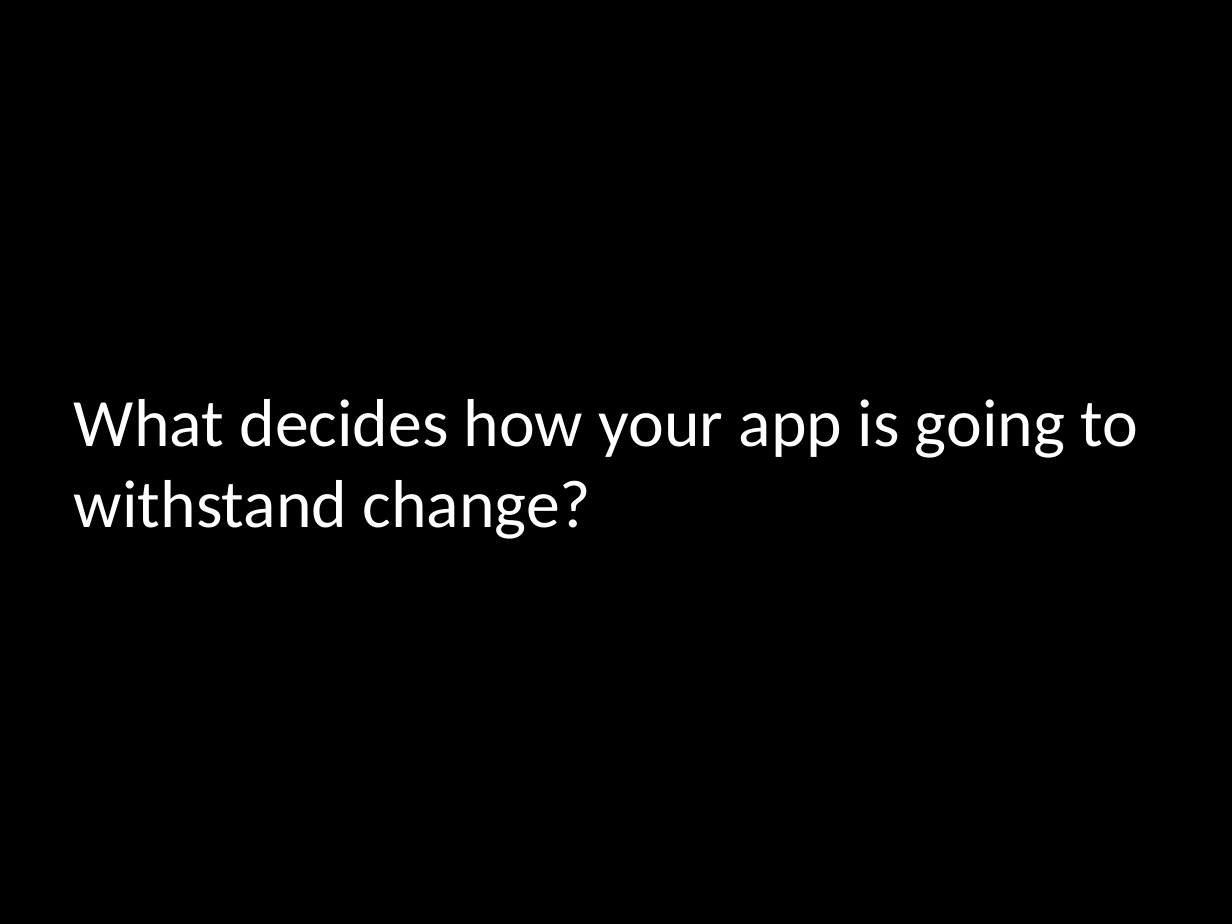
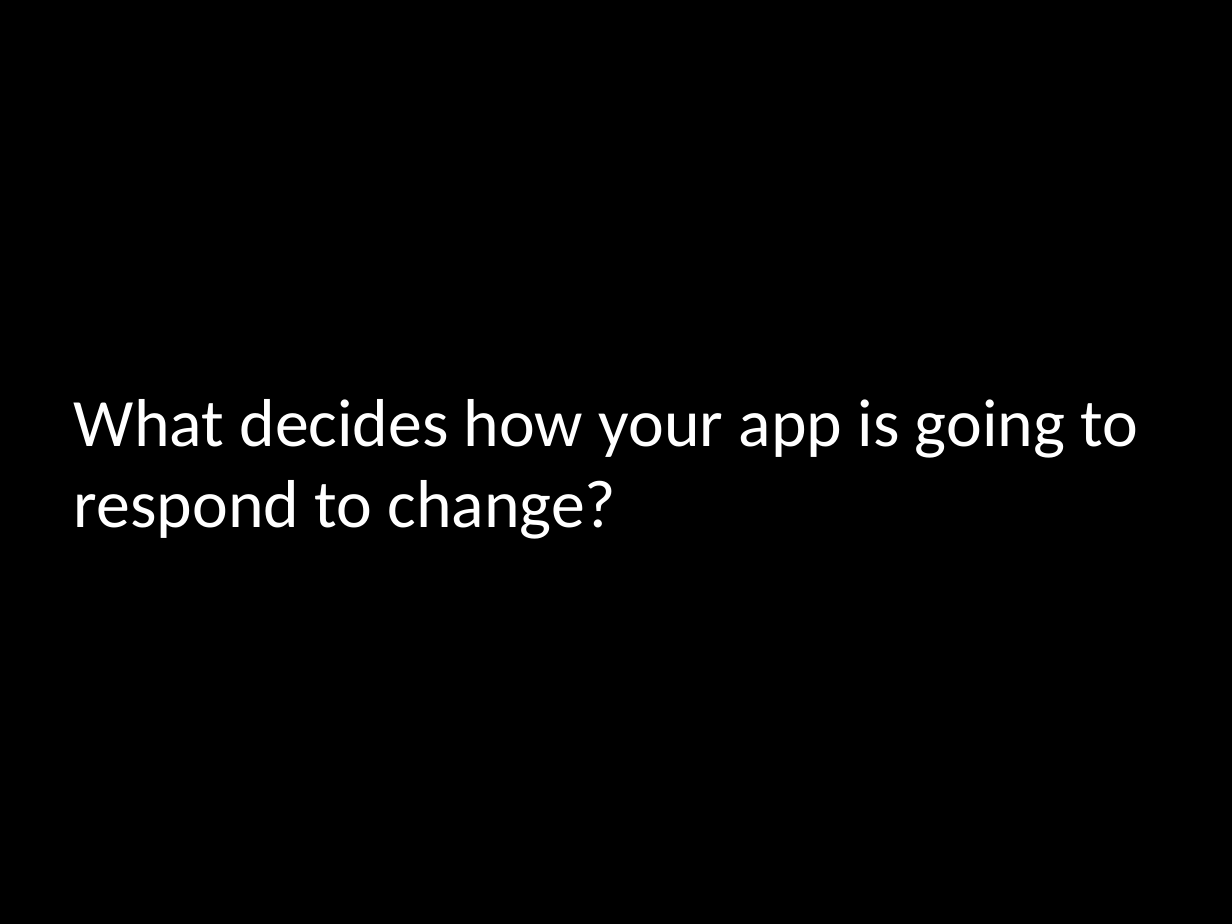
Before and after one commit to mikegehard/Better-Ruby-Through-Design-Principles, a slide deck: slide 8 of BetterRubyThroughDesignPatterns.pptx. Drawn at 1232x924 pixels with LibreOffice and Linux fonts; fonts in the diff are those of the drawing. Boxes give left, top, right and bottom in pixels: in the first picture for what was removed or moved away, otherwise in the second. Text is boxed around its words. In the diff, an @@ line names an element or a change of style, - is before the commit and + after.

```diff
--- a/BetterRubyThroughDesignPatterns.pptx
+++ b/BetterRubyThroughDesignPatterns.pptx
@@ title at bbox=[74, 399, 1138, 539]: text changed @@
-What decides how your app is going to withstand change?
+What decides how your app is going to respond to change?
```
Also in this commit, not shown: 7 other slides changed, 1 slide added, 1 slide removed.
